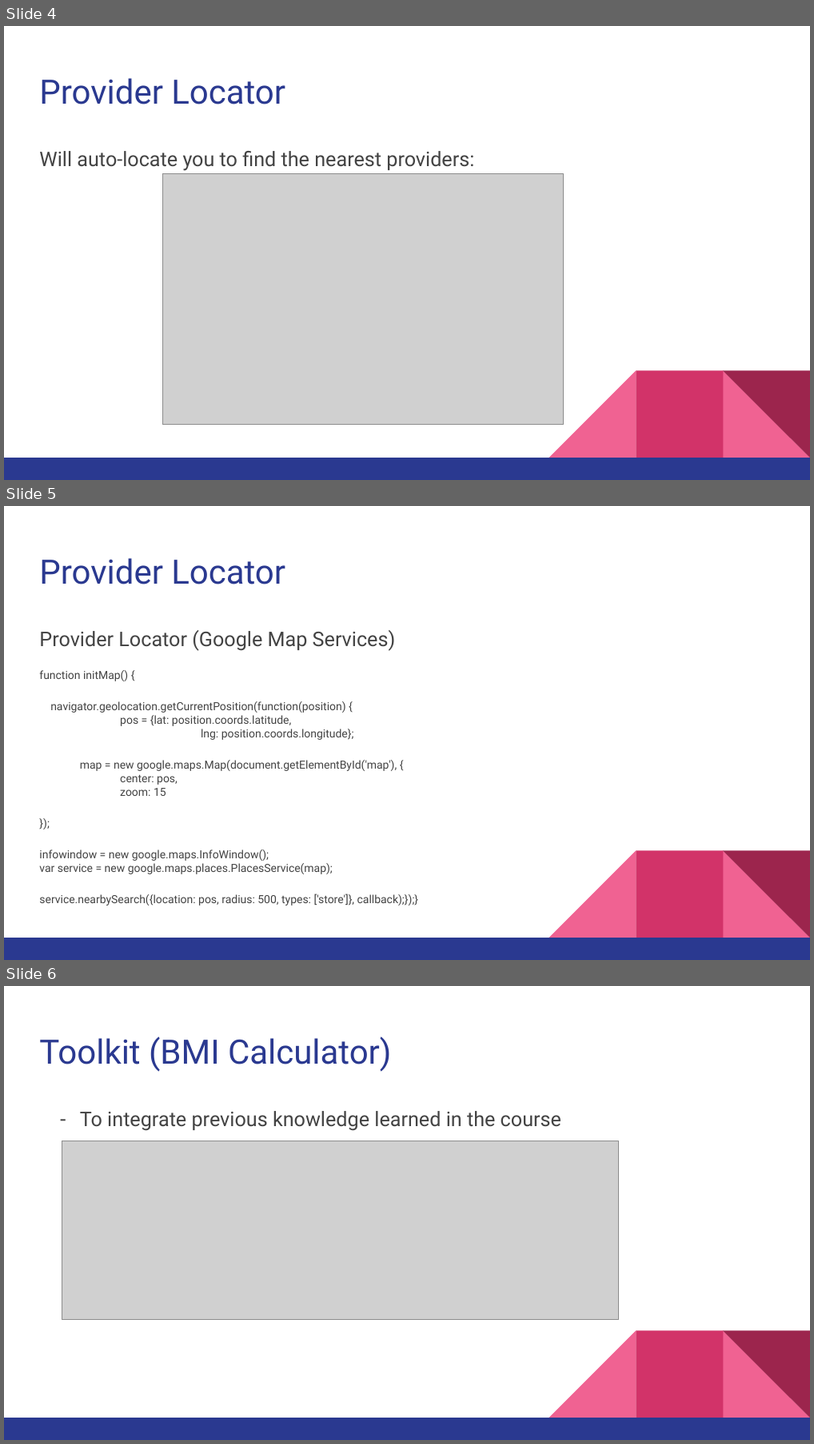
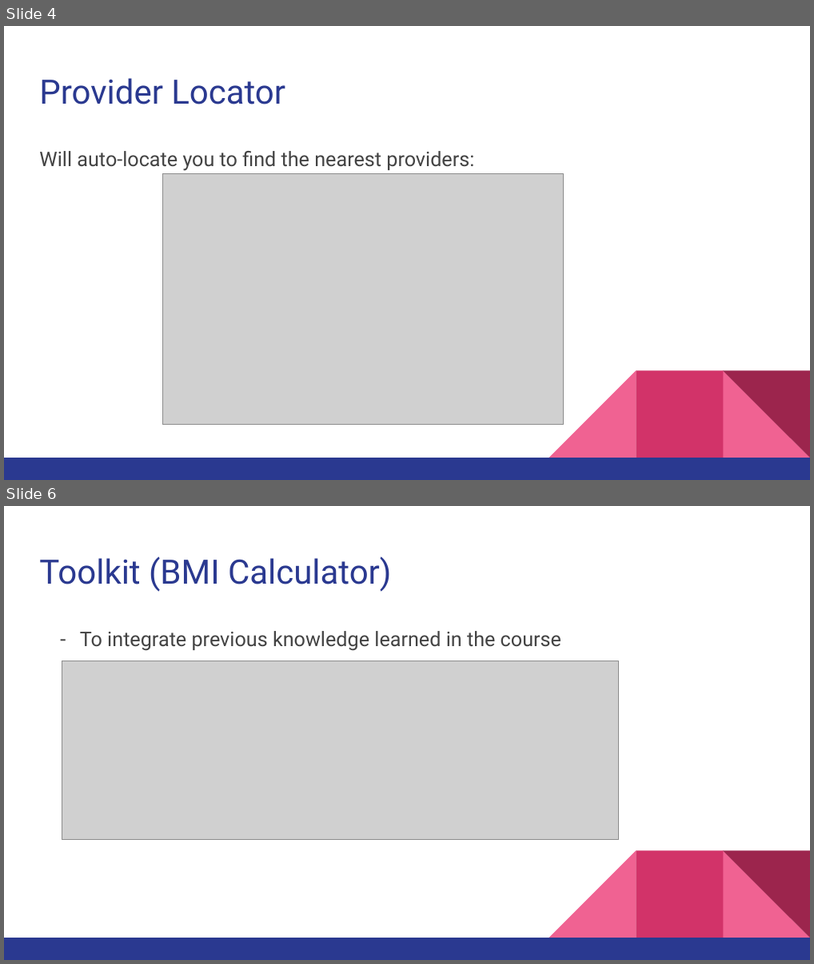
Before and after one commit to 2015au-1730/RoshamboProject06, a slide deck: Presentation.pptx. Shown one above the other, each under a label of ours: slides 4, 5 and 6 before the commit, slides 4 and 6 after it; the slides between them are not shown. The pictures are 814x1444 and 814x964 pixels, drawn with LibreOffice and Linux fonts; fonts in the diff are those of the drawing; grey boxes stand for pictures. Boxes give left, top, right and bottom in pixels: in the first picture for what was removed or moved away, otherwise in the second. Text is boxed around its words. In the diff, an @@ line names an element or a change of style, - is before the commit and + after.

```diff
--- a/Presentation.pptx
+++ b/Presentation.pptx
@@ slide 5 removed at [4, 506, 810, 960], background #FFFFFF; not listed: 5 template elements that a slide beside it also shows @@
@@ title removed at [39, 558, 286, 584] @@
-Provider Locator
@@ text removed at [39, 630, 419, 905] @@
-Provider Locator (Google Map Services)
-function initMap() {
-navigator.geolocation.getCurrentPosition(function(position) {
-pos = {lat: position.coords.latitude,
-lng: position.coords.longitude};
-map = new google.maps.Map(document.getElementById('map'), {
-center: pos,
-zoom: 15
-});
-infowindow = new google.maps.InfoWindow();
-var service = new google.maps.places.PlacesService(map);
-service.nearbySearch({location: pos, radius: 500, types: ['store']}, callback);});}
```
Also in this commit, not shown: 2 slides changed, 9 slides added, 3 other slides removed.
